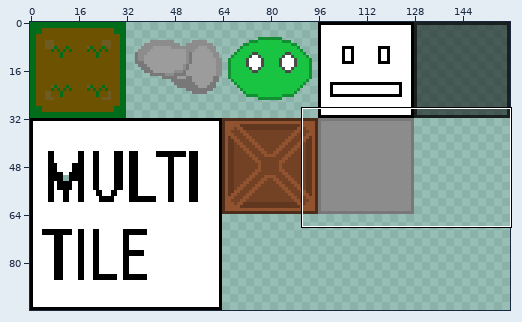
Two states of a sprite sheet, assets/textures/test_tiles.png. The picture above shows the old version from afar; the outline marks the close-up.
Close-up. As it was:
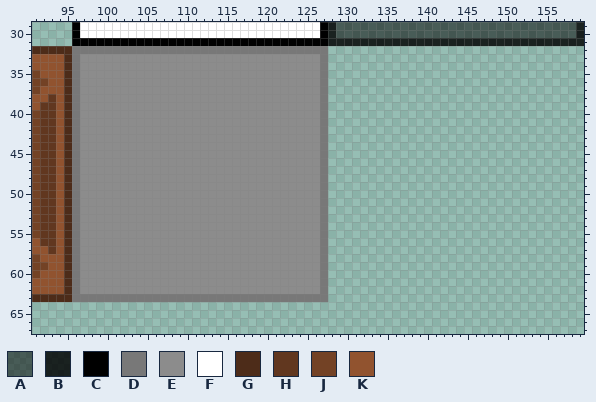
The file is 160x96 pixels. Colours within 5 levels of each other are drawn and written as one. Shown: x 91..159, y 29..67.
Palette (. is transparent): A #00000084  B #000000d2  C #000000  D #787878  E #8c8c8c  F #ffffff  G #4d2c19  H #61371f  J #734225  K #91532f
Pixels before (only the part around the change), first column x 91:
29 .....CFFFFFFFFFFFFFFFFFFFFFFFFFFFFFFCBAAAAAAAAAAAAAAAAAAAAAAAAAAAAAAB
30 .....CFFFFFFFFFFFFFFFFFFFFFFFFFFFFFFCBAAAAAAAAAAAAAAAAAAAAAAAAAAAAAAB
31 .....CCCCCCCCCCCCCCCCCCCCCCCCCCCCCCCCBBBBBBBBBBBBBBBBBBBBBBBBBBBBBBBB
32 GGGGGDDDDDDDDDDDDDDDDDDDDDDDDDDDDDDDD................................
33 KKKKGDEEEEEEEEEEEEEEEEEEEEEEEEEEEEEED................................
34 KKKKGDEEEEEEEEEEEEEEEEEEEEEEEEEEEEEED................................
35 JKKKGDEEEEEEEEEEEEEEEEEEEEEEEEEEEEEED................................
36 JJKKGDEEEEEEEEEEEEEEEEEEEEEEEEEEEEEED................................
37 JKKKGDEEEEEEEEEEEEEEEEEEEEEEEEEEEEEED................................
38 KKHKGDEEEEEEEEEEEEEEEEEEEEEEEEEEEEEED................................
39 KHHKGDEEEEEEEEEEEEEEEEEEEEEEEEEEEEEED................................
40 JHHKGDEEEEEEEEEEEEEEEEEEEEEEEEEEEEEED................................
41 JHHKGDEEEEEEEEEEEEEEEEEEEEEEEEEEEEEED................................
42 JHHKGDEEEEEEEEEEEEEEEEEEEEEEEEEEEEEED................................
43 JHHKGDEEEEEEEEEEEEEEEEEEEEEEEEEEEEEED................................
44 JHHKGDEEEEEEEEEEEEEEEEEEEEEEEEEEEEEED................................
45 JHHKGDEEEEEEEEEEEEEEEEEEEEEEEEEEEEEED................................
46 JHHKGDEEEEEEEEEEEEEEEEEEEEEEEEEEEEEED................................
47 JHHKGDEEEEEEEEEEEEEEEEEEEEEEEEEEEEEED................................
48 JHHKGDEEEEEEEEEEEEEEEEEEEEEEEEEEEEEED................................
49 JHHKGDEEEEEEEEEEEEEEEEEEEEEEEEEEEEEED................................
50 JHHKGDEEEEEEEEEEEEEEEEEEEEEEEEEEEEEED................................
51 JHHKGDEEEEEEEEEEEEEEEEEEEEEEEEEEEEEED................................
52 JHHKGDEEEEEEEEEEEEEEEEEEEEEEEEEEEEEED................................
53 JHHKGDEEEEEEEEEEEEEEEEEEEEEEEEEEEEEED................................
54 JHHKGDEEEEEEEEEEEEEEEEEEEEEEEEEEEEEED................................
55 JHHKGDEEEEEEEEEEEEEEEEEEEEEEEEEEEEEED................................
56 KHHKGDEEEEEEEEEEEEEEEEEEEEEEEEEEEEEED................................
57 KKHKGDEEEEEEEEEEEEEEEEEEEEEEEEEEEEEED................................
58 JKKKGDEEEEEEEEEEEEEEEEEEEEEEEEEEEEEED................................
59 JJKKGDEEEEEEEEEEEEEEEEEEEEEEEEEEEEEED................................
60 JKKKGDEEEEEEEEEEEEEEEEEEEEEEEEEEEEEED................................
61 KKKKGDEEEEEEEEEEEEEEEEEEEEEEEEEEEEEED................................
62 KKKKGDEEEEEEEEEEEEEEEEEEEEEEEEEEEEEED................................
63 GGGGGDDDDDDDDDDDDDDDDDDDDDDDDDDDDDDDD................................
64 .....................................................................
65 .....................................................................
66 .....................................................................
67 .....................................................................
The same view after the edit:
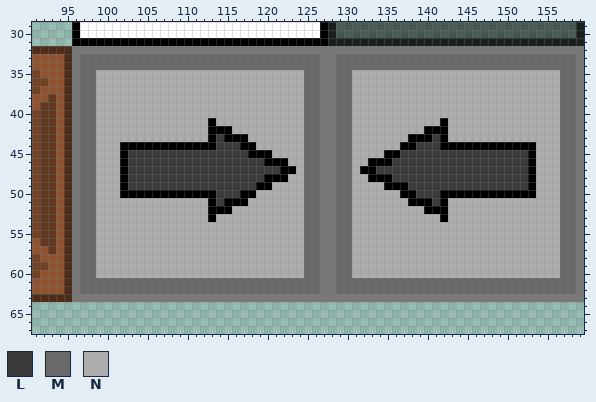
Colours new in this view: L #3b3b3b  M #696969  N #adadad
Edits made:
The author put colour C in row 41 at x 142; in row 42 at x 140 to 142; in row 43 at x 138 to 140 and 142; in row 44 at x 137 to 138 and 142 to 153; in row 45 at x 135 to 136 and 153; in row 46 at x 133 to 135 and 153.
The author put colour C in row 47 at x 132 to 133 and 153; in row 48 at x 133 to 135 and 153; in row 49 at x 135 to 137 and 153; in row 50 at x 137 to 138 and 142 to 153; in row 51 at x 138 to 140 and 142; in row 52 at x 140 to 142.
The author put colour C in row 53 at x 142.
Colour E becomes colour C in row 41 at x 113; in row 42 at x 113 to 115; in row 43 at x 113 and 115 to 117; in row 44 at x 102 to 113 and 117 to 118; in row 45 at x 102 and 118 to 120; in row 46 at x 102 and 120 to 122.
Colour E becomes colour C in row 47 at x 102 and 122 to 123; in row 48 at x 102 and 120 to 122; in row 49 at x 102 and 119 to 120; in row 50 at x 102 to 113 and 117 to 118; in row 51 at x 113 and 115 to 117; in row 52 at x 113 to 115.
Colour E becomes colour C in row 53 at x 113.
The author put colour D in row 32 at x 128 to 159; in rows 33 to 62 at x 128 and 159; in row 63 at x 128 to 159.
The author put colour L in row 43 at x 141; in row 44 at x 139 to 141; in row 45 at x 137 to 152; in row 46 at x 136 to 152; in row 47 at x 134 to 152; in row 48 at x 136 to 152.
The author put colour L in row 49 at x 138 to 152; in row 50 at x 139 to 141; in row 51 at x 141.
Colour E becomes colour L in row 43 at x 114; in row 44 at x 114 to 116; in row 45 at x 103 to 117; in row 46 at x 103 to 119; in row 47 at x 103 to 121; in row 48 at x 103 to 119.
Colour E becomes colour L in row 49 at x 103 to 118; in row 50 at x 114 to 116; in row 51 at x 114.
The author put colour M in rows 33 to 34 at x 129 to 158; in rows 35 to 60 at x 129 to 130 and 157 to 158; in rows 61 to 62 at x 129 to 158.
Colour E becomes colour M in rows 33 to 34 at x 97 to 126; in rows 35 to 60 at x 97 to 98 and 125 to 126; in rows 61 to 62 at x 97 to 126.
The author put colour N in rows 35 to 40 at x 131 to 156; in row 41 at x 131 to 141 and 143 to 156; in row 42 at x 131 to 139 and 143 to 156; in row 43 at x 131 to 137 and 143 to 156; in row 44 at x 131 to 136 and 154 to 156; in row 45 at x 131 to 134 and 154 to 156.
The author put colour N in row 46 at x 131 to 132 and 154 to 156; in row 47 at x 131 and 154 to 156; in row 48 at x 131 to 132 and 154 to 156; in row 49 at x 131 to 134 and 154 to 156; in row 50 at x 131 to 136 and 154 to 156; in row 51 at x 131 to 137 and 143 to 156.
The author put colour N in row 52 at x 131 to 139 and 143 to 156; in row 53 at x 131 to 141 and 143 to 156; in rows 54 to 60 at x 131 to 156.
Colour E becomes colour N in rows 35 to 40 at x 99 to 124; in row 41 at x 99 to 112 and 114 to 124; in row 42 at x 99 to 112 and 116 to 124; in row 43 at x 99 to 112 and 118 to 124; in row 44 at x 99 to 101 and 119 to 124; in row 45 at x 99 to 101 and 121 to 124.
Colour E becomes colour N in row 46 at x 99 to 101 and 123 to 124; in row 47 at x 99 to 101 and 124; in row 48 at x 99 to 101 and 123 to 124; in row 49 at x 99 to 101 and 121 to 124; in row 50 at x 99 to 101 and 119 to 124; in row 51 at x 99 to 112 and 118 to 124.
Colour E becomes colour N in row 52 at x 99 to 112 and 116 to 124; in row 53 at x 99 to 112 and 114 to 124; in rows 54 to 60 at x 99 to 124.
Pixel boxes of the changes (left, top, right, bottom) in both close-ups:
changed: (80, 46, 584, 302)
